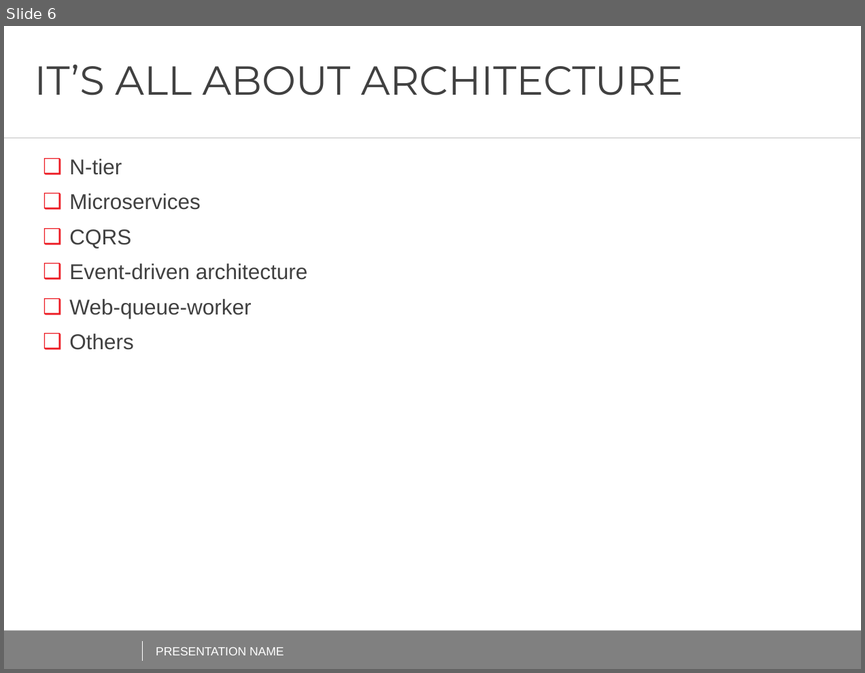
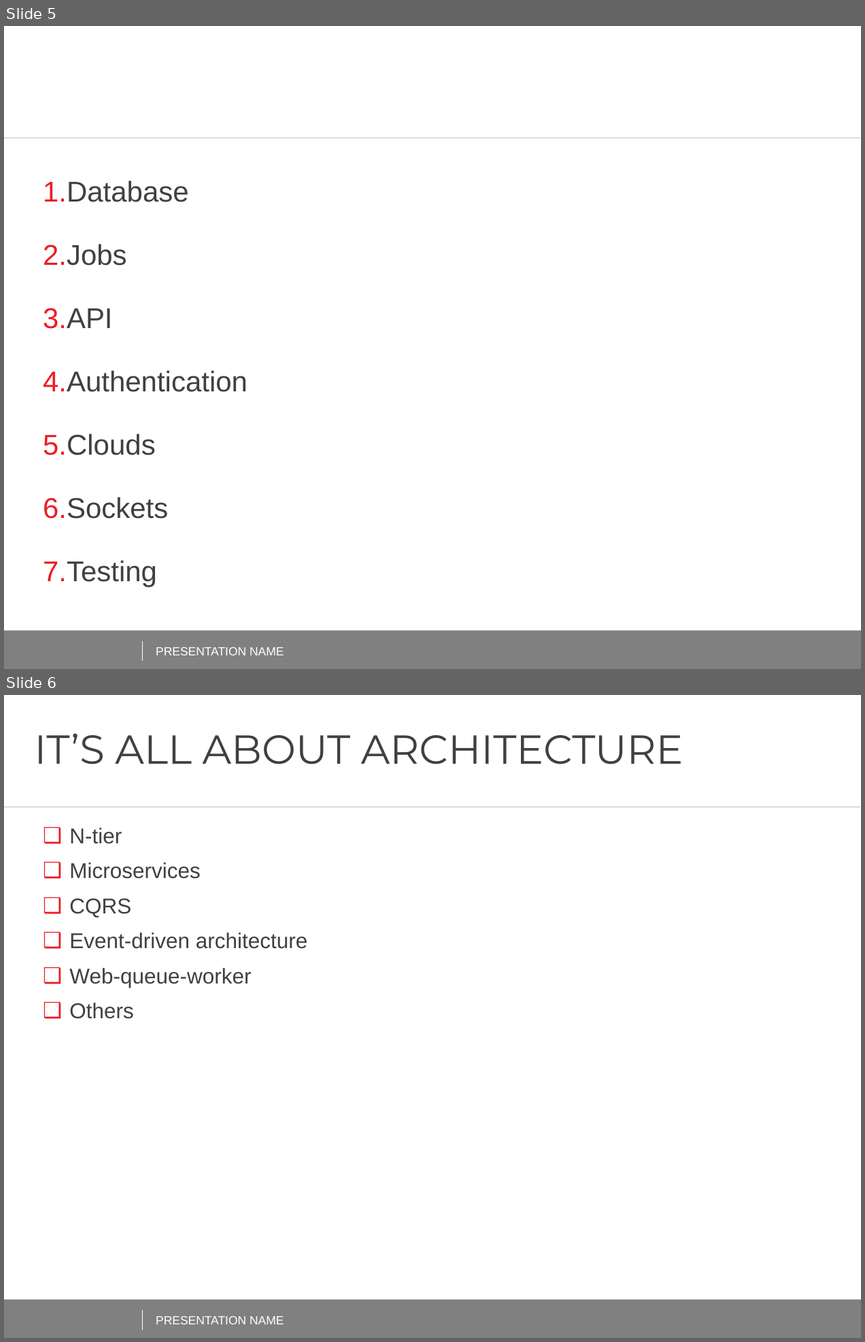
Before and after one commit to AndreiShenets/ASP.NET-Lectures, a slide deck: docs/ASP.NET CORE - Common Tasks - iTechArt 2018.pptx. Shown one above the other, each under a label of ours: slide 6 before the commit, slides 5 and 6 after it. The pictures are 865x673 and 865x1342 pixels, drawn with LibreOffice and Linux fonts; fonts in the diff are those of the drawing; background and template pictures are left out. Boxes give left, top, right and bottom in pixels: in the first picture for what was removed or moved away, otherwise in the second. Text is boxed around its words. In the diff, an @@ line names an element or a change of style, - is before the commit and + after.

```diff
--- a/docs/ASP.NET CORE - Common Tasks - iTechArt 2018.pptx
+++ b/docs/ASP.NET CORE - Common Tasks - iTechArt 2018.pptx
@@ slide 5 added at bbox=[4, 26, 861, 669], background #FFFFFF; not listed: 4 template elements that a slide beside it also shows @@
@@ text added at bbox=[43, 180, 247, 587], 24 pt, text #404040 @@
+1. Database
+2. Jobs
+3. API
+4. Authentication
+5. Clouds
+6. Sockets
+7. Testing
@@ text added at bbox=[156, 647, 283, 655], 10 pt, text #FFFFFF @@
+PRESENTATION NAME
```
Also in this commit, not shown: 1 other slide added, 14 other files.
